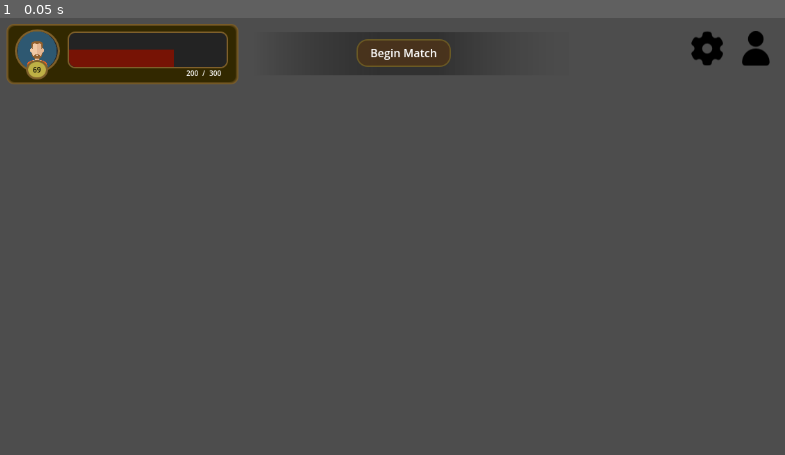
Above: before the commit, frame 1.
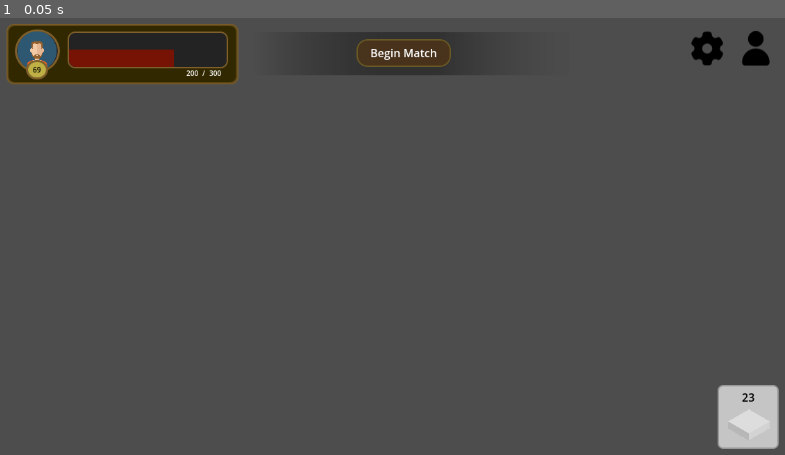
Above: after the commit, the same moment.

Repository: cessDevs1419/Game-Development---Edelstein-Academy
Game: Godot game, scene res://ui/ingame_interface/ingame_interface.tscn
The game is run twice, just before and just after one commit, with the same random seed, the same clock (stepped at 60 frames per second) and the same inputs.
Inputs:
- Up to frame 1 (0.05 s): no input

The runs differ from the first frame. In frame 1, 1.1% of the frame differs, in the area x 91-100%, y 83-99%.

Commit message:
tile counter + tile type container

Diff:
--- a/Assets/Components/Icon_Button/Icon_Button.gd
+++ b/Assets/Components/Icon_Button/Icon_Button.gd
@@ -14,7 +14,6 @@
 func icon(icon: String):
 	match icon:
 		"settings":
-			print(icon)
 			texture_normal = preload("res://Assets/Sprites/Setting.png")
 		"profile":
 			texture_normal = preload("res://Assets/Sprites/Avatar.png")
--- a/Assets/Components/Icon_Button/Icon_Button.tscn
+++ b/Assets/Components/Icon_Button/Icon_Button.tscn
@@ -3,7 +3,7 @@
 [ext_resource type="Script" path="res://Assets/Components/Icon_Button/Icon_Button.gd" id="1_4x1bw"]
 
 [node name="IconButton" type="TextureButton"]
-anchors_preset = -1
+anchors_preset = 15
 anchor_right = 1.0
 anchor_bottom = 1.0
 offset_right = -1152.0
--- /dev/null
+++ b/Assets/Components/Overview_Panel/Overview_Panel.tscn
@@ -0,0 +1,17 @@
+[gd_scene load_steps=2 format=3 uid="uid://ce4mrlpag7y26"]
+
+[sub_resource type="StyleBoxFlat" id="StyleBoxFlat_mq26k"]
+bg_color = Color(0.137255, 0.137255, 0.137255, 0.54902)
+corner_radius_top_left = 10
+corner_radius_top_right = 10
+corner_radius_bottom_right = 10
+corner_radius_bottom_left = 10
+
+[node name="OverviewPanel" type="Node"]
+
+[node name="Panel" type="Panel" parent="."]
+offset_left = 17.0
+offset_top = 147.0
+offset_right = 388.0
+offset_bottom = 317.0
+theme_override_styles/panel = SubResource("StyleBoxFlat_mq26k")
--- /dev/null
+++ b/Assets/Components/Tile_Container/Tile_Container.gd
@@ -0,0 +1,22 @@
+extends Node
+
+var tile_counts_label
+var tile_type_texture
+var global_function = preload("res://Assets/Scripts/Functions.gd").new()
+
+func _ready():
+	tile_counts_label = $Panel/Label
+	tile_type_texture = $Panel/TextureRect
+
+	pass
+
+func _process(delta):
+	pass
+
+func tile_types(tile):
+	global_function.update_image(tile_type_texture, tile, .1, .1, 15, 35)
+	pass
+
+func tile_count(Count: int):
+	tile_counts_label.text = str(Count)
+	pass
--- /dev/null
+++ b/Assets/Components/Tile_Container/Tile_Container.tscn
@@ -0,0 +1,44 @@
+[gd_scene load_steps=3 format=3 uid="uid://382g3mcjwti8"]
+
+[ext_resource type="Script" path="res://Assets/Components/Tile_Container/Tile_Container.gd" id="1_oa7dc"]
+
+[sub_resource type="StyleBoxFlat" id="StyleBoxFlat_2lfpk"]
+bg_color = Color(0.772549, 0.772549, 0.772549, 1)
+border_width_left = 2
+border_width_top = 2
+border_width_right = 2
+border_width_bottom = 2
+border_color = Color(0.596078, 0.596078, 0.596078, 1)
+corner_radius_top_left = 7
+corner_radius_top_right = 7
+corner_radius_bottom_right = 7
+corner_radius_bottom_left = 7
+
+[node name="TileContainer" type="Node"]
+script = ExtResource("1_oa7dc")
+
+[node name="Panel" type="Panel" parent="."]
+offset_left = 1042.0
+offset_top = 540.0
+offset_right = 1130.0
+offset_bottom = 632.0
+theme_override_styles/panel = SubResource("StyleBoxFlat_2lfpk")
+
+[node name="Label" type="Label" parent="Panel"]
+layout_mode = 0
+offset_left = 12.0
+offset_top = 6.0
+offset_right = 77.0
+offset_bottom = 29.0
+theme_override_colors/font_color = Color(0, 0, 0, 1)
+text = "69"
+horizontal_alignment = 1
+vertical_alignment = 1
+text_overrun_behavior = 3
+
+[node name="TextureRect" type="TextureRect" parent="Panel"]
+layout_mode = 0
+offset_left = 13.0
+offset_top = 32.0
+offset_right = 77.0
+offset_bottom = 80.0
--- a/assets/components/character_selection/character_selection.gd
+++ b/assets/components/character_selection/character_selection.gd
@@ -35,8 +35,8 @@
 	update_avatar(avatar_icon)
 
 func update_avatar(avatar_path):
-	global_function.update_avatar(avatarButton, avatar_path, .1, .1, 35, 25)
-	global_function.update_avatar(avatarPannel, avatar_path, .1, .1, 35, 25)
+	global_function.update_image(avatarButton, avatar_path, .1, .1, 35, 25)
+	global_function.update_image(avatarPannel, avatar_path, .1, .1, 35, 25)
 
 func update_contents(nameValue:String, lvlcountValue:String):
 	global_function.update_contents(namenode, nameValue, lvlcountnode, lvlcountValue)
--- a/assets/components/status_bar/status_bar.gd
+++ b/assets/components/status_bar/status_bar.gd
@@ -26,7 +26,7 @@
 	pass
 
 func update_avatar(avatar_path):
-	global_function.update_avatar(avatars, avatar_path, .11, .11, 32, 31)
+	global_function.update_image(avatars, avatar_path, .11, .11, 32, 31)
 
 func update_contents(nameValue: String, lvlcountValue:String):
 	global_function.update_contents(namenode, nameValue, lvlcountnode, lvlcountValue)
--- a/assets/scripts/functions.gd
+++ b/assets/scripts/functions.gd
@@ -8,7 +8,7 @@
 func _process(delta):
 	pass
 
-func update_avatar(
+func update_image(
 		avatars: Node,
 		avatar_path: Image,
 		scaleX: float,
--- a/project.godot
+++ b/project.godot
@@ -11,9 +11,7 @@
 [application]
 
 config/name="edelstein-academy"
-
 run/main_scene="res://ui/ingame_interface/ingame_interface.tscn"
-
 config/features=PackedStringArray("4.2", "Mobile")
 config/icon="res://icon.svg"
 
--- a/ui/ingame_interface/ingame_interface.gd
+++ b/ui/ingame_interface/ingame_interface.gd
@@ -5,9 +5,11 @@
 var canvasLayer
 var hbox_container
 var avatar_icon
+var tile_icon
 
 @onready var status_bar = preload("res://Assets/Components/Status_Bar/Status_Bar.tscn").instantiate()
 @onready var headers = preload("res://Assets/Components/Header_Container/Headers.tscn").instantiate()
+@onready var tile = preload("res://Assets/Components/Tile_Container/Tile_Container.tscn").instantiate()
 @onready var button_icons = preload("res://Assets/Components/Icon_Button/Icon_Button.tscn")
 #@onready var characters_selection_scene = preload("res://assets/components/character_selection/character_selection.tscn").instantiate()
 
@@ -15,9 +17,11 @@
 	ui = $CanvasLayer
 	hbox_container = $CanvasLayer/HBoxContainer
 	avatar_icon = Image.load_from_file("res://Assets/Sprites/Sample_Avatar.png")
+	tile_icon = Image.load_from_file("res://Assets/Sprites/Tile_Sample.png")
 
 	ui.add_child(status_bar)
 	ui.add_child(headers)
+	ui.add_child(tile)
 
 	var button1 = button_icons.instantiate()
 	button1.icon("settings")
@@ -27,7 +31,6 @@
 	hbox_container.add_child(button2)
 
 
-
 	#status bar
 	status_bar.update_avatar(avatar_icon)
 	status_bar.update_contents( 'kwan', '69')
@@ -35,6 +38,10 @@
 
 	#custom header
 	headers.change_label('Begin Match')
+
+	#tile container
+	tile.tile_types(tile_icon)
+	tile.tile_count(23)
 
 	characters = [
 		{"id": "123", "name": "John", "level": 42, "avatar": "res://assets/sprites/sample_avatar.png"},
Binary file added: Assets/Sprites/Tile_Sample.png
Not shown, added: Assets/Sprites/Tile_Sample.png.import
